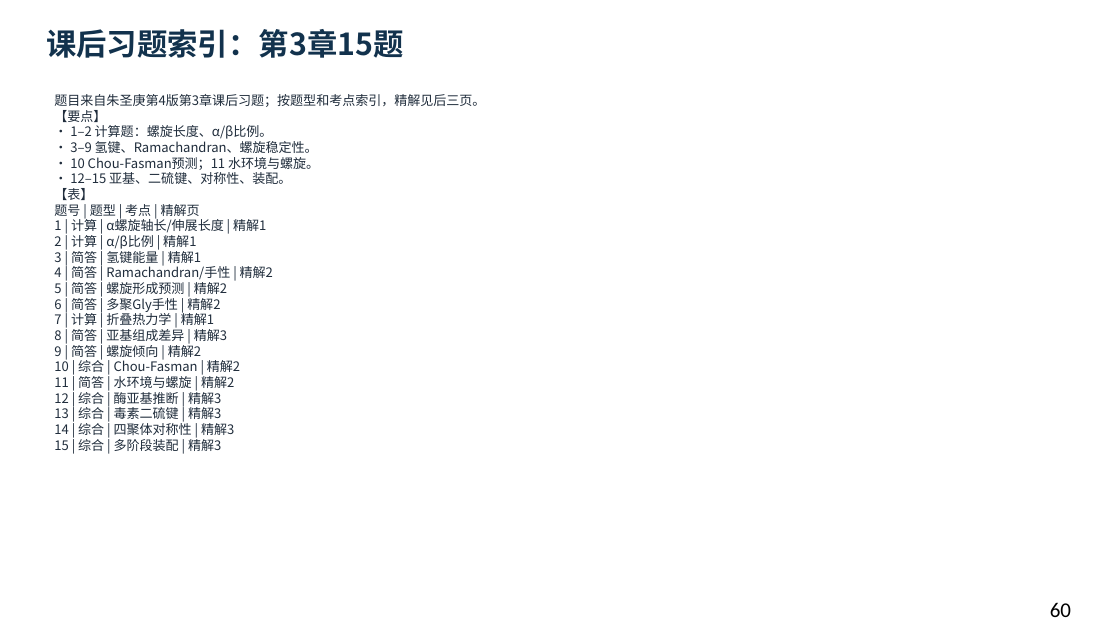
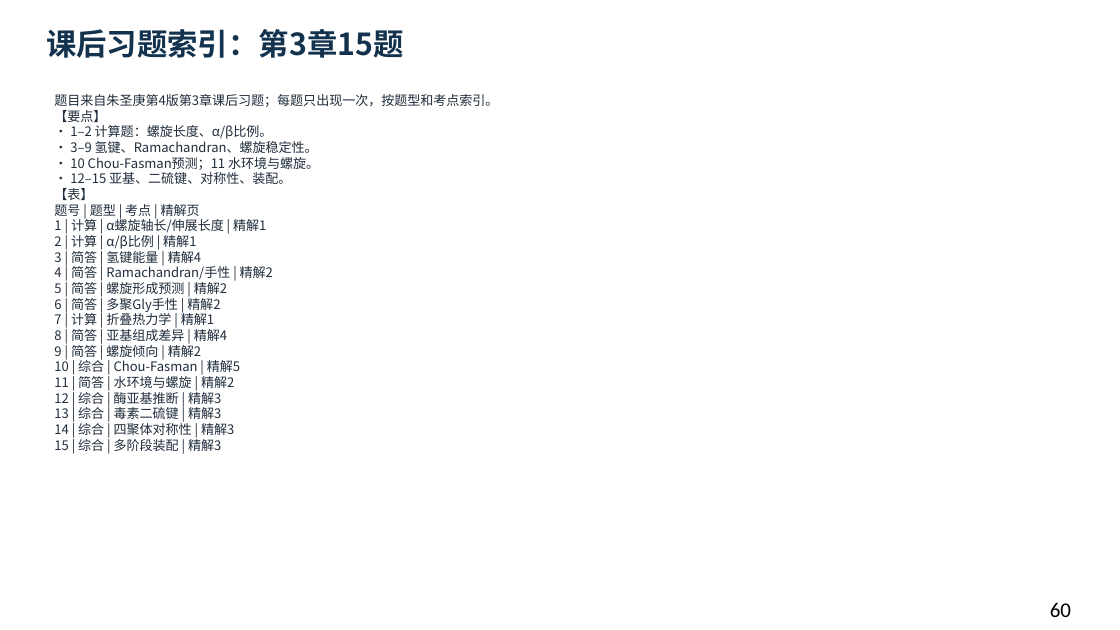
Before and after one commit to newkan-li/Biochemistry, a slide deck: slide 60 of downloads/bc03-ai-style.pptx. Drawn at 1120x630 pixels with LibreOffice and Linux fonts; fonts in the diff are those of the drawing. Boxes give left, top, right and bottom in pixels: in the first picture for what was removed or moved away, otherwise in the second. Text is boxed around its words. In the diff, an @@ line names an element or a change of style, - is before the commit and + after.

```diff
--- a/downloads/bc03-ai-style.pptx
+++ b/downloads/bc03-ai-style.pptx
@@ text at (54, 94, 498, 451): text changed @@
-题目来自朱圣庚第4版第3章课后习题；按题型和考点索引，精解见后三页。
-【要点】
-• 1–2 计算题：螺旋长度、α/β比例。
-• 3–9 氢键、Ramachandran、螺旋稳定性。
-• 10 Chou-Fasman预测；11 水环境与螺旋。
-• 12–15 亚基、二硫键、对称性、装配。
-【表】
-题号 | 题型 | 考点 | 精解页
-1 | 计算 | α螺旋轴长/伸展长度 | 精解1
-2 | 计算 | α/β比例 | 精解1
-3 | 简答 | 氢键能量 | 精解1
-4 | 简答 | Ramachandran/手性 | 精解2
-5 | 简答 | 螺旋形成预测 | 精解2
-6 | 简答 | 多聚Gly手性 | 精解2
-7 | 计算 | 折叠热力学 | 精解1
-8 | 简答 | 亚基组成差异 | 精解3
-9 | 简答 | 螺旋倾向 | 精解2
-10 | 综合 | Chou-Fasman | 精解2
-11 | 简答 | 水环境与螺旋 | 精解2
-12 | 综合 | 酶亚基推断 | 精解3
-13 | 综合 | 毒素二硫键 | 精解3
-14 | 综合 | 四聚体对称性 | 精解3
-15 | 综合 | 多阶段装配 | 精解3
+题目来自朱圣庚第4版第3章课后习题；每题只出现一次，按题型和考点索引。
+【要点】
+• 1–2 计算题：螺旋长度、α/β比例。
+• 3–9 氢键、Ramachandran、螺旋稳定性。
+• 10 Chou-Fasman预测；11 水环境与螺旋。
+• 12–15 亚基、二硫键、对称性、装配。
+【表】
+题号 | 题型 | 考点 | 精解页
+1 | 计算 | α螺旋轴长/伸展长度 | 精解1
+2 | 计算 | α/β比例 | 精解1
+3 | 简答 | 氢键能量 | 精解4
+4 | 简答 | Ramachandran/手性 | 精解2
+5 | 简答 | 螺旋形成预测 | 精解2
+6 | 简答 | 多聚Gly手性 | 精解2
+7 | 计算 | 折叠热力学 | 精解1
+8 | 简答 | 亚基组成差异 | 精解4
+9 | 简答 | 螺旋倾向 | 精解2
+10 | 综合 | Chou-Fasman | 精解5
+11 | 简答 | 水环境与螺旋 | 精解2
+12 | 综合 | 酶亚基推断 | 精解3
+13 | 综合 | 毒素二硫键 | 精解3
+14 | 综合 | 四聚体对称性 | 精解3
+15 | 综合 | 多阶段装配 | 精解3
```
Also in this commit, not shown: 4 other slides changed, 5 other files.
